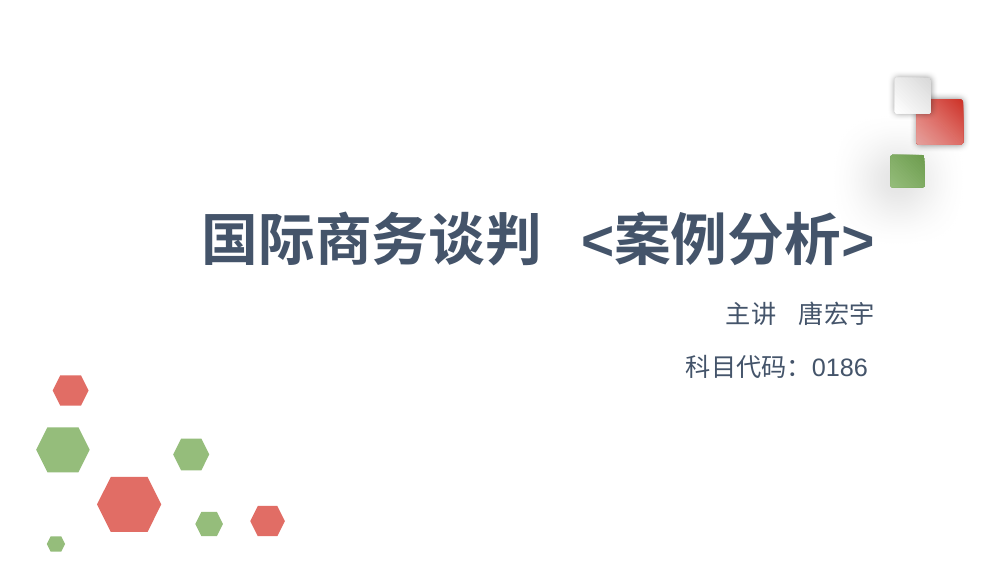
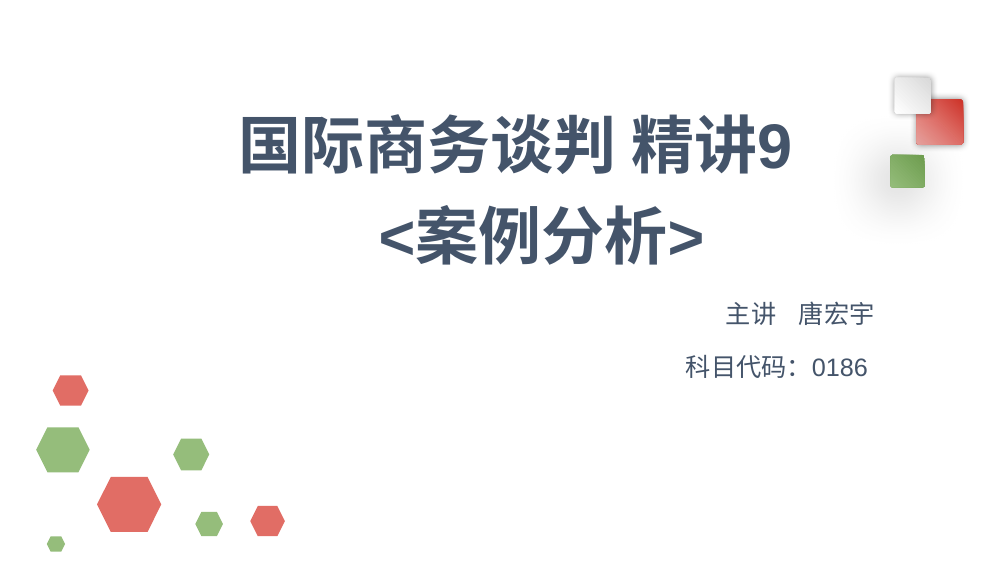
Before and after one commit to Call-me-zhy/tangtang, a slide deck: slide 1 of 3 国际商务谈判/课件/国际商务谈判精讲9.pptx. Drawn at 1008x567 pixels with LibreOffice and Linux fonts; fonts in the diff are those of the drawing. Boxes give left, top, right and bottom in pixels: in the first picture for what was removed or moved away, otherwise in the second. Text is boxed around its words. In the diff, an @@ line names an element or a change of style, - is before the commit and + after.

Commit message:
国际商务谈判精讲8修改

```diff
--- a/3 国际商务谈判/课件/国际商务谈判精讲9.pptx
+++ b/3 国际商务谈判/课件/国际商务谈判精讲9.pptx
@@ title at [239, 114, 792, 265]: text changed; size 40.5 to 45 pt @@
-国际商务谈判 <案例分析>
+国际商务谈判 精讲9
+<案例分析>
```
Also in this commit, not shown: 34 other slides changed, 5 other files.
